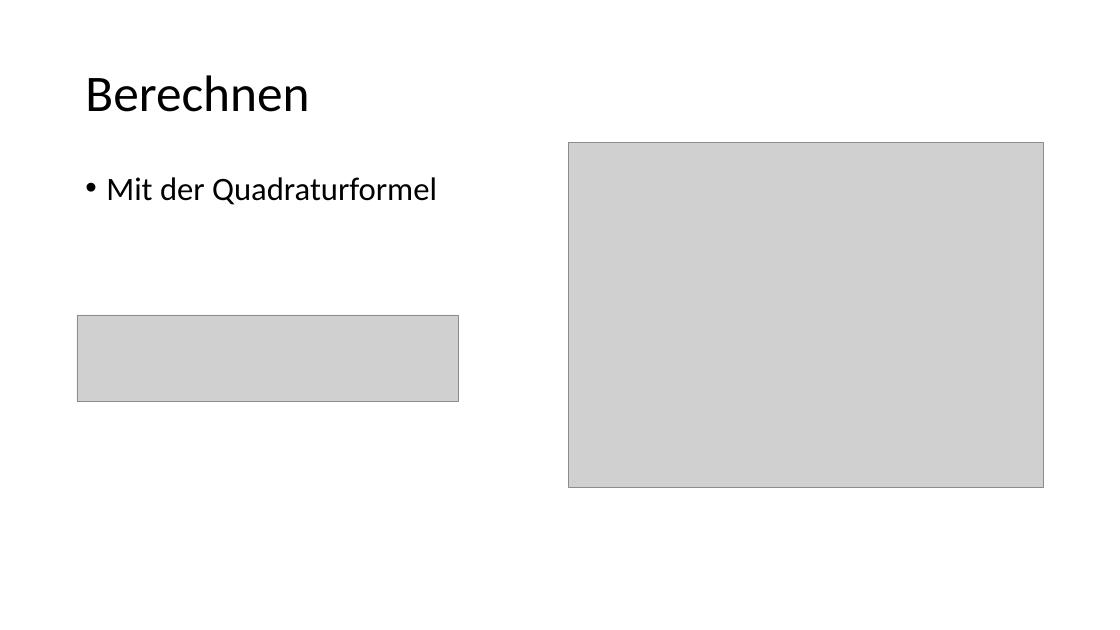
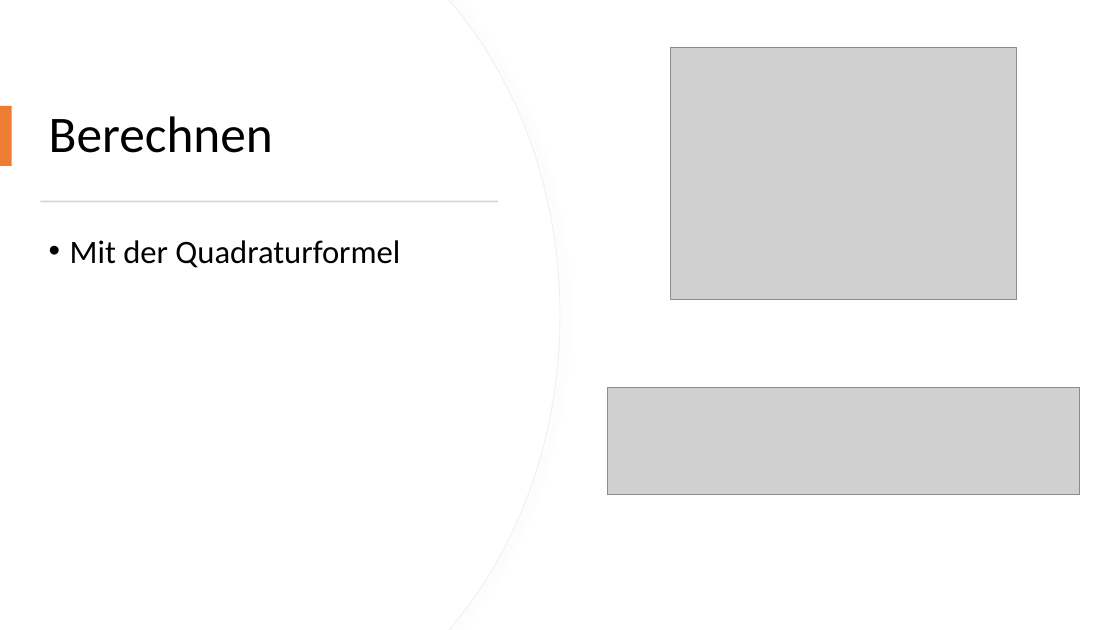
Before and after one commit to lstranzinger18/Numerik-und-Logik, a slide deck: slide 5 of Numerische Integration/Numerische Integration.pptx. Drawn at 1120x630 pixels with LibreOffice and Linux fonts; fonts in the diff are those of the drawing; grey boxes stand for pictures. Boxes give left, top, right and bottom in pixels: in the first picture for what was removed or moved away, otherwise in the second. Text is boxed around its words. In the diff, an @@ line names an element or a change of style, - is before the commit and + after.

Commit message:
Updated presentation
presentation: added data for the slide "Weitere Quadraturformeln" and added a design for the whole presentation

```diff
--- a/Numerische Integration/Numerische Integration.pptx
+++ b/Numerische Integration/Numerische Integration.pptx
@@ freeform shape added at bbox=[0, 0, 560, 630], fill #FFFFFF, outline #EFEFEF 0.75 pt @@
@@ freeform shape added at bbox=[0, 0, 560, 630], fill #FFFFFF @@
@@ picture: place and size @@
-picture at bbox=[569, 143, 1044, 488]
+picture at bbox=[670, 48, 1017, 300]
@@ title "Berechnen": place and size @@
-title "Berechnen" at bbox=[85, 75, 309, 112]
+title "Berechnen" at bbox=[49, 116, 273, 153]
@@ rectangle added at bbox=[0, 106, 12, 166], fill #ED7D31 @@
@@ rectangle added at bbox=[40, 201, 498, 202], fill #D5D5D5 @@
@@ text "Mit der Quadraturformel": place and size @@
-text "Mit der Quadraturformel" at bbox=[106, 177, 437, 205]
+text "Mit der Quadraturformel" at bbox=[70, 240, 400, 268]
@@ picture: place and size @@
-picture at bbox=[77, 315, 459, 402]
+picture at bbox=[608, 387, 1081, 495]
```
Also in this commit, not shown: 6 other slides changed.
